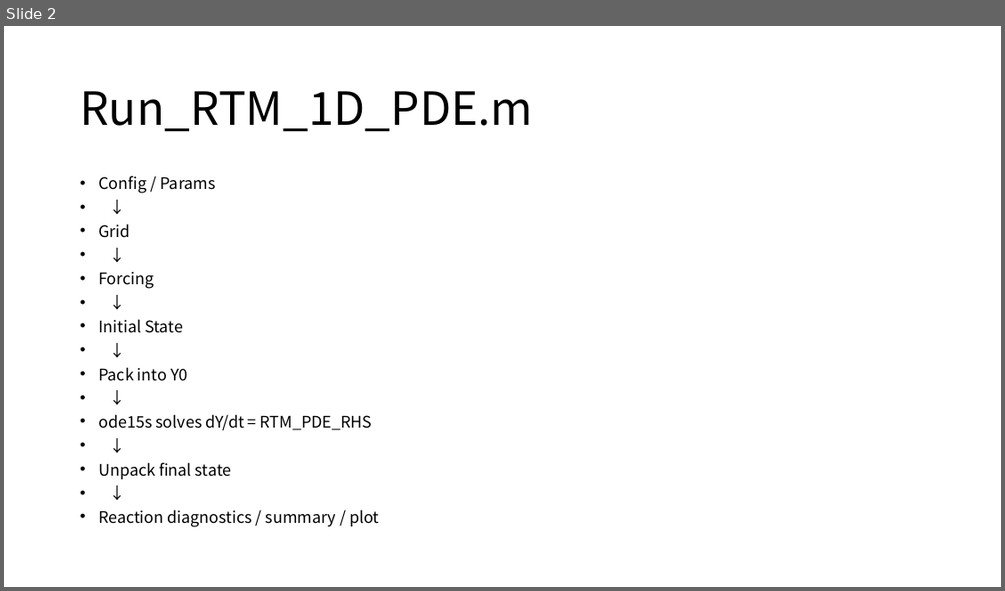
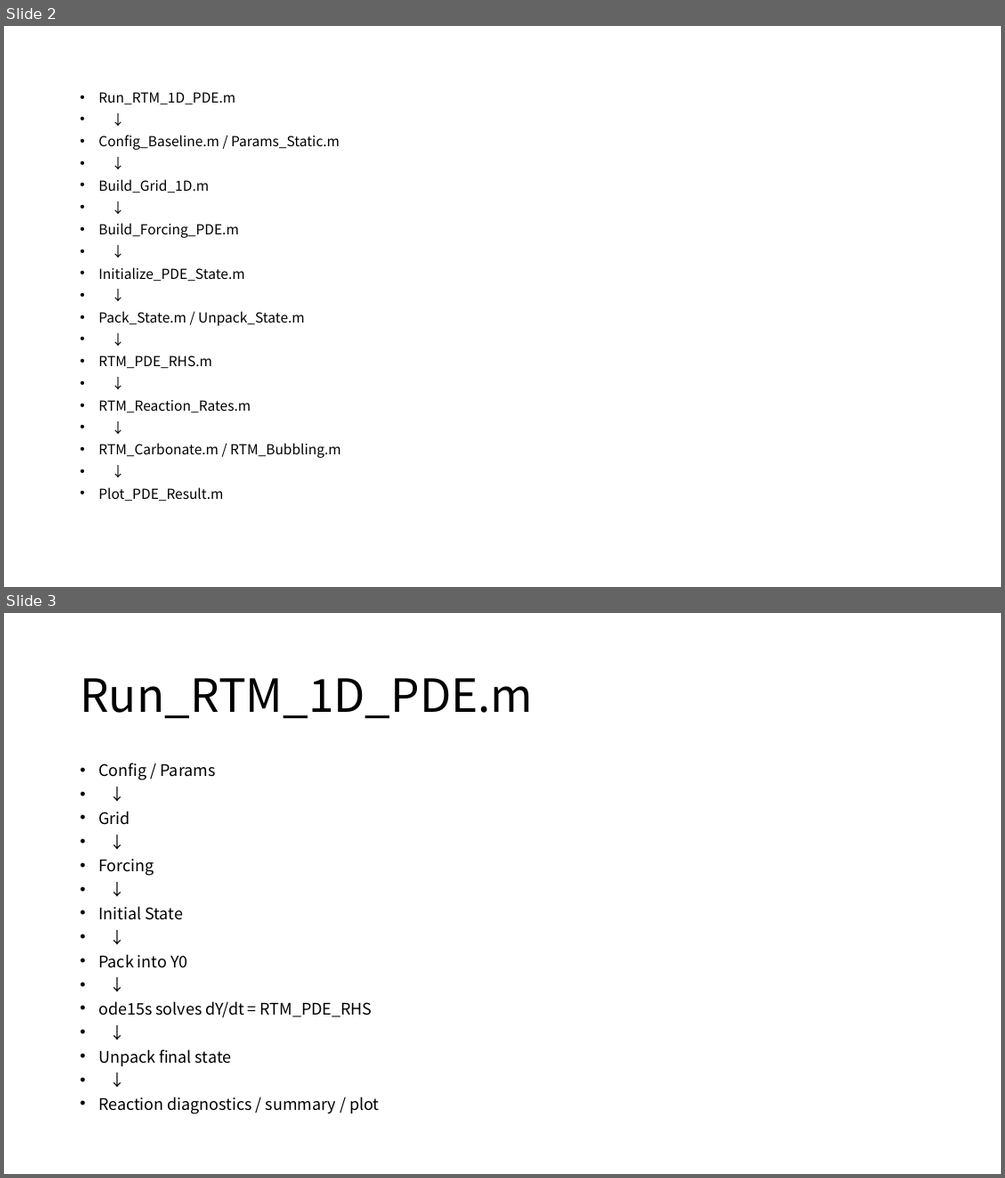
Before and after one commit to AlexLiuxy/1-D-River-Sediment-Model, a slide deck: code and validation.pptx. Shown one above the other, each under a label of ours: slide 2 before the commit, slides 2 and 3 after it. The pictures are 1005x591 and 1005x1178 pixels, drawn with LibreOffice and Linux fonts; fonts in the diff are those of the drawing. Boxes give left, top, right and bottom in pixels: in the first picture for what was removed or moved away, otherwise in the second. Text is boxed around its words. In the diff, an @@ line names an element or a change of style, - is before the commit and + after.

```diff
--- a/code and validation.pptx
+++ b/code and validation.pptx
@@ slide 2 added at (4, 26, 1001, 587), background #FFFFFF @@
@@ text added at (98, 92, 341, 501), 13.3 pt, text #000000 @@
+• Run_RTM_1D_PDE.m
+• ↓
+• Config_Baseline.m / Params_Static.m
+• ↓
+• Build_Grid_1D.m
+• ↓
+• Build_Forcing_PDE.m
+• ↓
+• Initialize_PDE_State.m
+• ↓
+• Pack_State.m / Unpack_State.m
+• ↓
+• RTM_PDE_RHS.m
+• ↓
+• RTM_Reaction_Rates.m
+• ↓
+• RTM_Carbonate.m / RTM_Bubbling.m
+• ↓
+• Plot_PDE_Result.m
@@ what was slide 2 is now slide 3 @@
```
Also in this commit, not shown: 3 slides changed, 2 other slides added, 16 other files.
